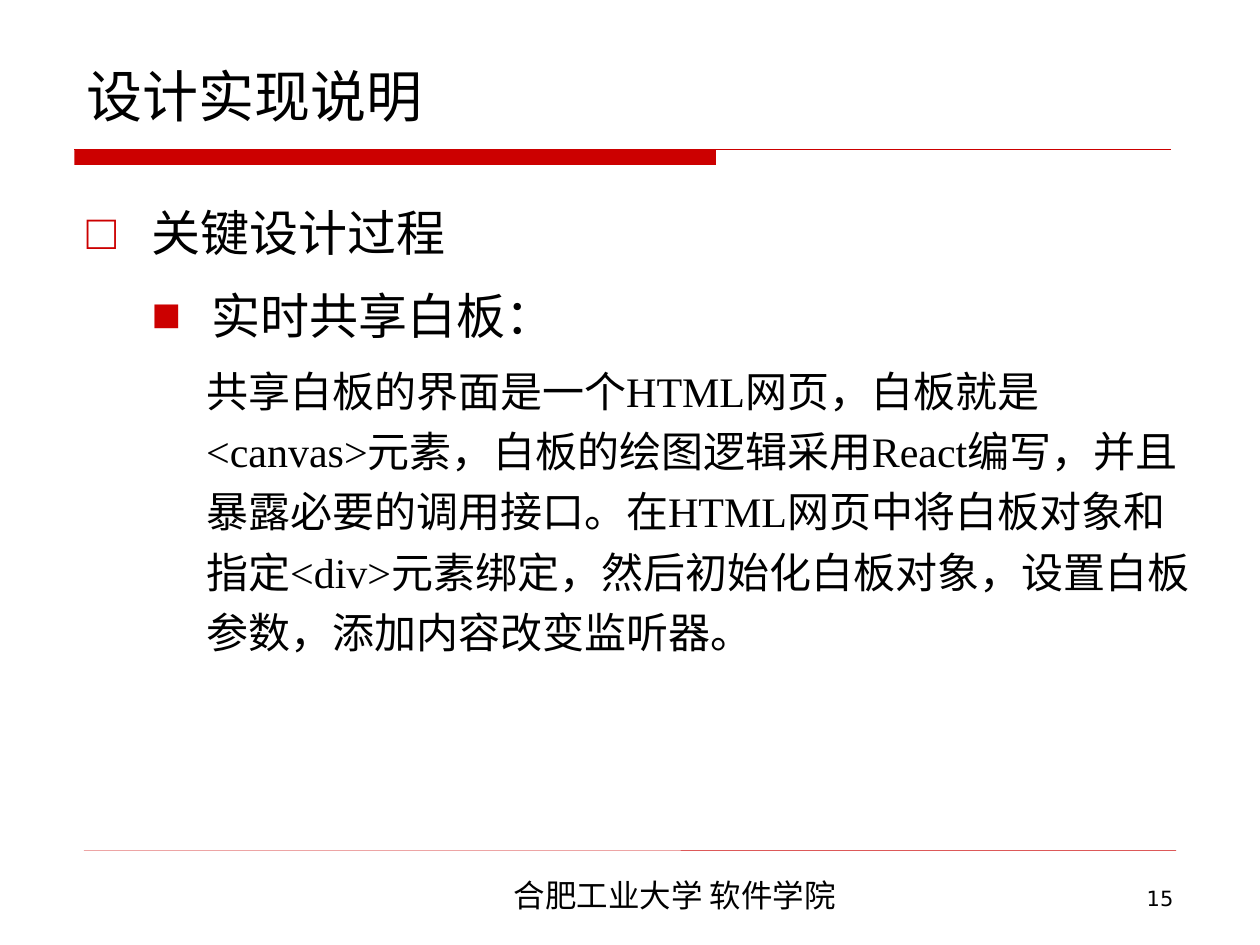
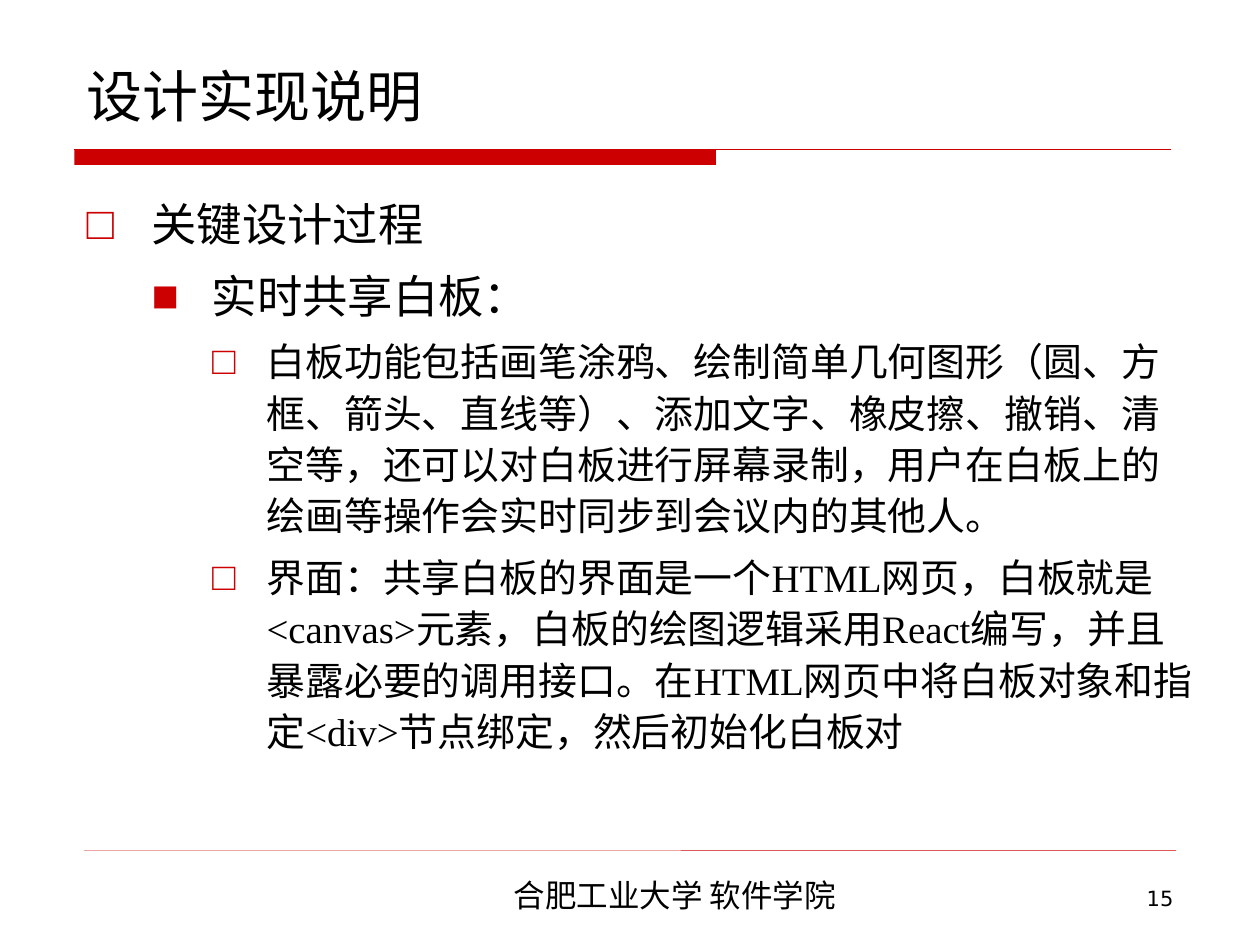
Before and after one commit to CodeDogandCat/master_proj, a slide deck: slide 15 of 2013214381李磊最终答辩/软件学院本科毕业设计毕业答辩.ppt. Drawn at 1260x945 pixels with LibreOffice and Linux fonts; fonts in the diff are those of the drawing; background and template pictures are left out. Boxes give left, top, right and bottom in pixels: in the first picture for what was removed or moved away, otherwise in the second. Text is boxed around its words. In the diff, an @@ line names an element or a change of style, - is before the commit and + after.

Commit message:
ppt

```diff
--- a/2013214381李磊最终答辩/软件学院本科毕业设计毕业答辩.ppt
+++ b/2013214381李磊最终答辩/软件学院本科毕业设计毕业答辩.ppt
@@ text at (x1=151, y1=203, x2=529, y2=317): size 28 to 25.9 pt in "关键设计过程", "实时共享白板："; line spacing 1.2 to 1.1 @@
@@ text at (x1=267, y1=343, x2=1193, y2=750): text changed; size 24 to 22.2 pt @@
-    共享白板的界面是一个HTML网页，白板就是<canvas>元素，白板的绘图逻辑采用React编写，并且暴露必要的调用接口。在HTML网页中将白板对象和指定<div>元素绑定，然后初始化白板对象，设置白板参数，添加内容改变监听器。
+    □ 白板功能包括画笔涂鸦、绘制简单几何图形（圆、方框、箭头、直线等）、添加文字、橡皮擦、撤销、清空等，还可以对白板进行屏幕录制，用户在白板上的绘画等操作会实时同步到会议内的其他人。
+    □ 界面：共享白板的界面是一个HTML网页，白板就是<canvas>元素，白板的绘图逻辑采用React编写，并且暴露必要的调用接口。在HTML网页中将白板对象和指定<div>节点绑定，然后初始化白板对
```
Also in this commit, not shown: 5 other slides changed, 10 slides added, 5 other files.
